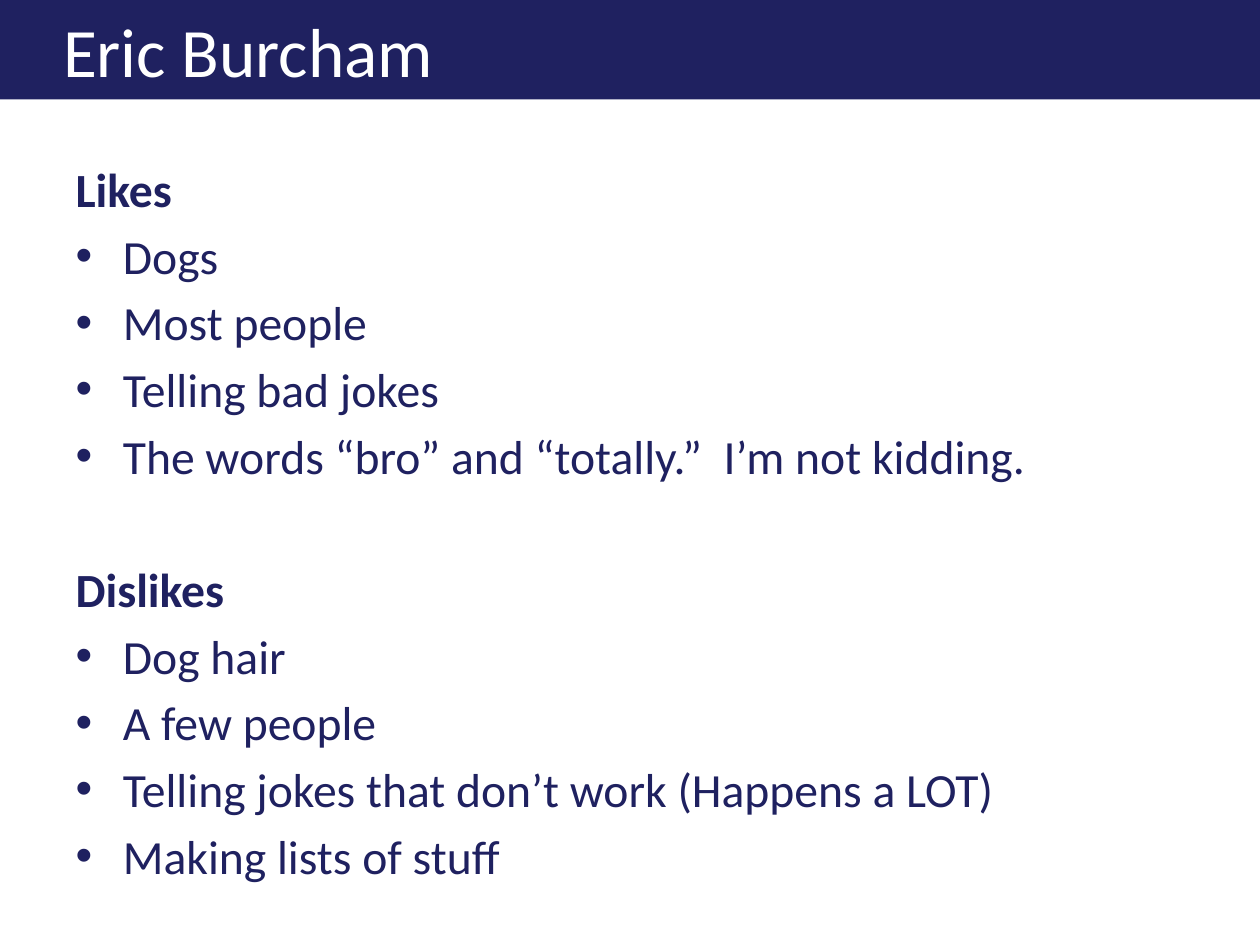
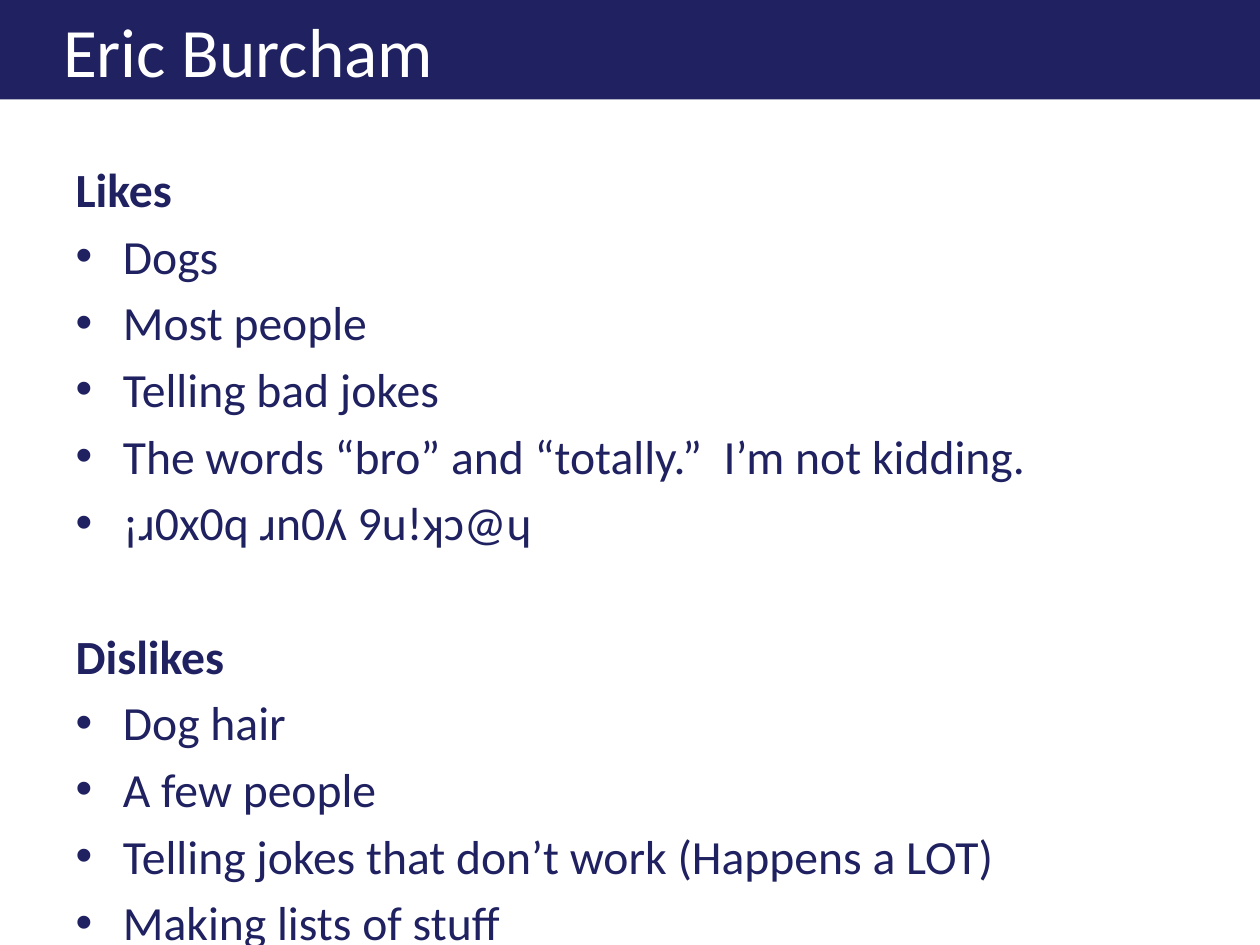
Before and after one commit to ericburcham/THasyINKnc, a slide deck: slide 2 of Presentation/THasINKync.pptx. Drawn at 1260x945 pixels with LibreOffice and Linux fonts; fonts in the diff are those of the drawing; background and template pictures are left out. Boxes give left, top, right and bottom in pixels: in the first picture for what was removed or moved away, otherwise in the second. Text is boxed around its words. In the diff, an @@ line names an element or a change of style, - is before the commit and + after.

Commit message:
Hacking your boxor.

```diff
--- a/Presentation/THasINKync.pptx
+++ b/Presentation/THasINKync.pptx
@@ text at (123,508,532,548): paragraph added @@
+• ¡ɹ0x0q ɹn0ʎ 9u!ʞɔ@ɥ
```
